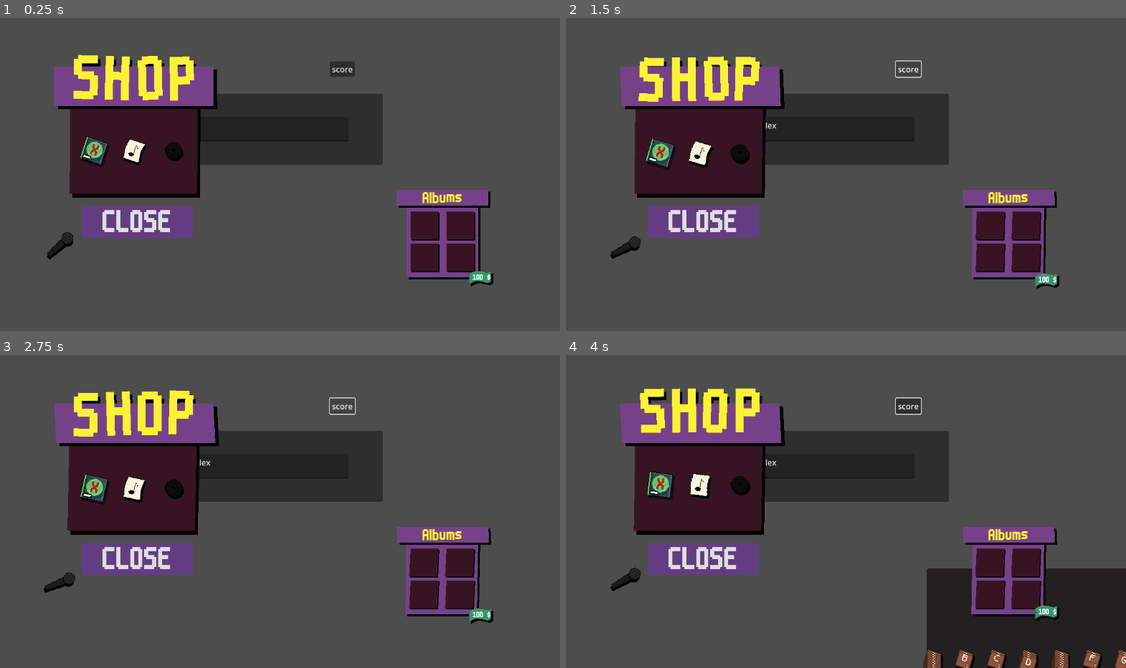
Above: before the commit, frames 1-4 (two rows, left to right).
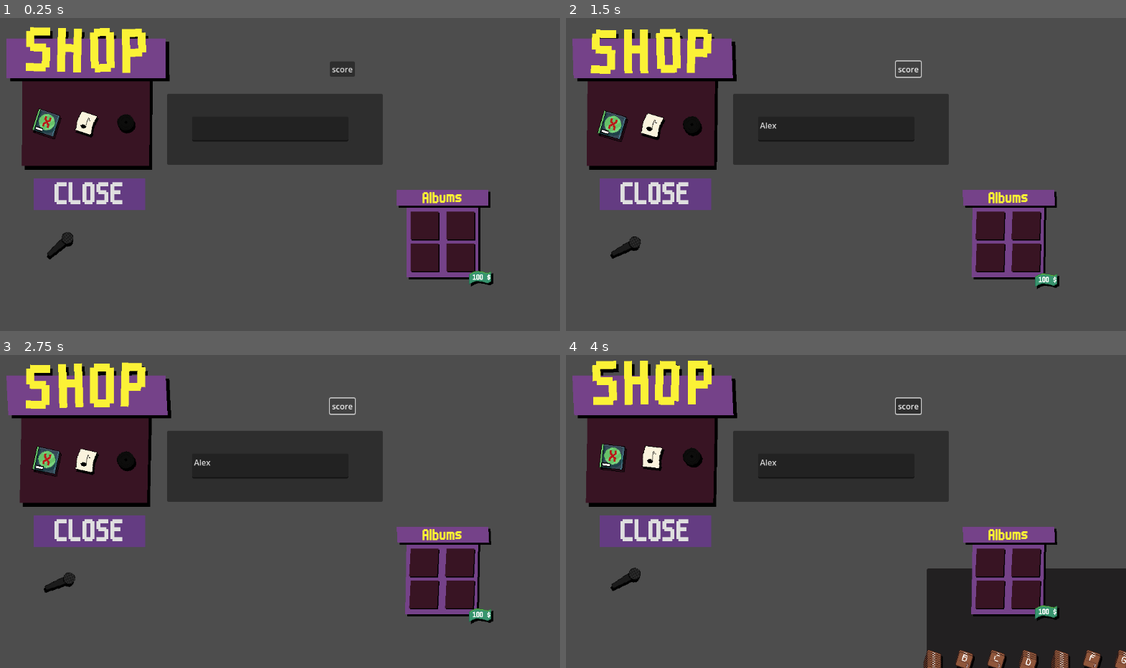
Above: after the commit, the same moments.

Repository: LiranDat/Spitandspell
Game: Godot game, scene res://scoring_test.tscn
Same seed, same stepped clock (60 frames per second), same inputs: the game is played once before the commit and once after it. This scene is started directly instead of the project's main scene.
Inputs (mouse positions are in pixels of both pictures, inside the frame that each line leads up to):
- Up to frame 1 (0.25 s): no input
- Up to frame 2 (1.5 s): click (834, 127) at 0.52 s; type "Alex" at 0.6 s; click "score" at 1.25 s
- Up to frame 3 (2.75 s): click "score" at 2 s
- Up to frame 4 (4 s): click "score" at 2.75 s; move the mouse to (627, 580) at 3.52 s; click (627, 580) at 3.67 s

The runs differ from the first frame. In frame 1, 17% of the frame differs, in the area x 1-39%, y 2-71%; in frame 2, 17%; in frame 3, 17%; in frame 4, 17%, in the area x 1-40%, y 1-71%.

Commit message:
Icon and sell albums implemented

Diff:
--- a/album.gd
+++ b/album.gd
@@ -43,6 +43,13 @@
 		return scoreWordFunctions[albumNumber].call(word)
 	else:
 		return [0,1]
+	pass
+
+func sellAlbum():
+	var case = get_tree().get_first_node_in_group("AlbumCase")
+	case.sellAlbum(self)
+	owned = false
+	queue_free()
 	pass
 
 func buyAlbum():
@@ -154,6 +161,8 @@
 		if event.button_index == MOUSE_BUTTON_LEFT and event.pressed:
 			click()
 			buyAlbum()
+		if event.button_index == MOUSE_BUTTON_RIGHT and event.pressed and owned==true:
+			sellAlbum()
 	pass # Replace with function body.
 
 
--- a/album_case.gd
+++ b/album_case.gd
@@ -51,3 +51,23 @@
 	if(albums.size() >= MAXSIZE):
 		full = true
 	pass
+
+func sellAlbum(album:Album):
+	if $Money.money > album.price:
+		$Money.money += album.price
+	removeAlbum(album)
+
+func removeAlbum(album : Album):
+	if(albums.find(album)>0):
+		print(albums.find(album))
+		albums[albums.find(album)]=null
+	full = false
+	var ownedAlbums = []
+	while(albums.size()>0):
+		if(albums[0]!=null):
+			ownedAlbums.push_back(albums[0])
+		albums.pop_front()
+	print(ownedAlbums.size())
+	albums.clear()
+	for ownedAlbum in ownedAlbums:
+		addAlbum(ownedAlbum)
--- a/globals.gd
+++ b/globals.gd
@@ -1,3 +1,4 @@
 class_name Globals extends Node
 
 static var ALBUMCOUNT = 10
+static var STARTINGMONEY = 20
--- a/project.godot
+++ b/project.godot
@@ -13,7 +13,11 @@
 config/name="spitandspell"
 run/main_scene="uid://gai0xjg0pvo8"
 config/features=PackedStringArray("4.4", "GL Compatibility")
-config/icon="res://icon.svg"
+boot_splash/use_filter=false
+boot_splash/image="uid://58wimctutq2p"
+config/icon="uid://58wimctutq2p"
+config/macos_native_icon="uid://58wimctutq2p"
+config/windows_native_icon="uid://58wimctutq2p"
 
 [audio]
 
--- a/scoring_test.tscn
+++ b/scoring_test.tscn
@@ -39,7 +39,7 @@
 [node name="Camera2D" type="Camera2D" parent="."]
 
 [node name="Shop" parent="." instance=ExtResource("3_h7saj")]
-position = Vector2(-280, -80)
+position = Vector2(-376, -136)
 
 [node name="Button" type="Button" parent="."]
 offset_left = 114.0
Binary file added: aseprite/icon.png
Not shown, added: aseprite/icon.png.import
